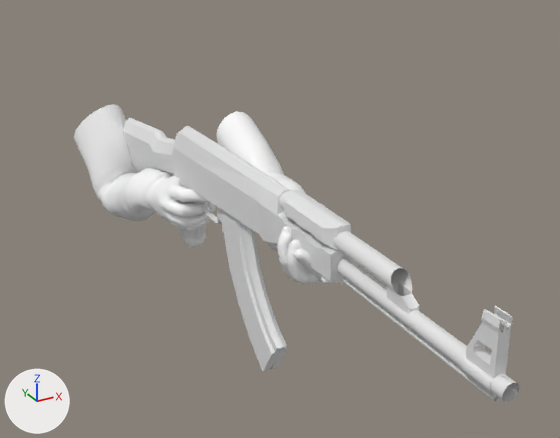
The Blender file aeirosoft/Data/FpsArms/FpsArmsAnimated.blend as it was, and as the next commit left it.
The view is the same before and after, from a 50 mm lens placed at (-57.1, -132.3, 35.8), pointed at (-1.8, -31.8, -14.4). The axes (+X, +Y, +Z) are drawn at lower left. The lights are the same throughout.

Script lines for the objects in view, before the commit:
```python
me_ak47_003 = bpy.data.meshes.new('Ak47.003')
me_ak47_003.from_pydata(...)  # 1362 vertices, 1238 faces; spans x -12.6..-6.8, y -93.3..18.9, z -34.2..0.4
me_ak47_003.materials.append(mat_material_004a_003)  # its picture is missing
me_mesh = bpy.data.meshes.new('Mesh')
me_mesh.from_pydata(...)  # 3538 vertices, 3696 faces; spans x -19.5..7.9, y -63.4..28.6, z -28.8..-2.9
me_mesh.materials.append(mat_mat)  # its picture is missing
ob_ak47_000 = bpy.data.objects.new('Ak47.000', me_ak47_003)
ob_ak47_000.location = (0.0, 1.5, 0.0)
ob_armmesh = bpy.data.objects.new('armmesh', me_mesh)
ob_armmesh.location = (0.0, 1.5, 0.0)
```
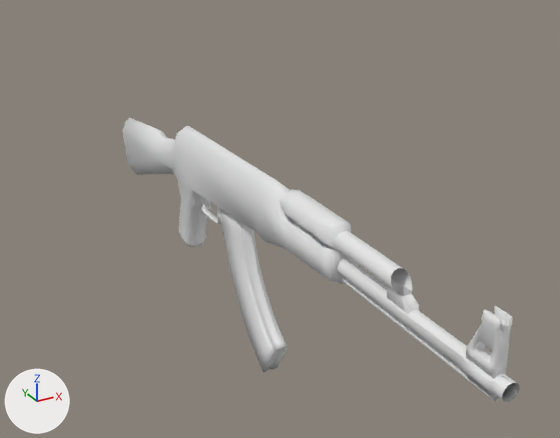
The newer file is also rescaled (x0.5), turned or shifted as a whole; pictures and numbers use the older file's frame.

Edits to the scene script, one JSON object a line:
```json
{"block": "me_mesh", "where": "me_mesh.from_pydata(...)  # 3538 vertices, 3696 faces; spans x -19.5..7.9, y -63.4..28.6, z -28.8..-2.9"}
{"block": "me_mesh", "where": "# used by ob_armmesh; location = (0.0, 1.5, 0.0)"}
{"block": "me_mesh", "change": "me_mesh part 1: edges marked sharp go from 8 to 0"}
{"block": "me_ak47_003", "where": "# used by ob_ak47_000; location = (0.0, 1.5, 0.0)"}
{"op": "remove", "block": "me_ak47_003", "code": "me_ak47_003.from_pydata(...)  # 1362 vertices, 1238 faces; spans x -12.6..-6.8, y -93.3..18.9, z -34.2..0.4"}
{"op": "add", "block": "me_ak47_003", "code": "me_ak47_003.from_pydata(...)  # 1694 vertices, 1562 faces, 2 loose edges; spans x -12.6..0.0, y -93.3..26.3, z -34.2..0.6"}
{"block": "me_ak47_003", "change": "me_ak47_003 part 2: 328 vertices added at x -11.2..-8.5, y -49.2..-30.2, z -34.0..-10.9"}
{"block": "me_ak47_003", "change": "me_ak47_003 part 3: 1130 kept faces spanning x -12.6..-6.8, y -93.3..18.9, z -25.2..0.4 are now shaded smooth"}
{"op": "add", "block": "ob_armmesh", "code": "ob_armmesh.hide_set(True)"}
```

Changed parts and their boxes (x1, y1, x2, y2) in the pictures (560 x 438 px):
```json
{"object": "armmesh", "change": "hidden", "before": [74, 104, 333, 284]}
{"part": 2, "of": "me_ak47_003", "change": "added", "after": [221, 209, 287, 372]}
{"part": 3, "of": "me_ak47_003", "change": "shading changed", "before": [123, 118, 520, 402], "after": [123, 118, 520, 402]}
```
